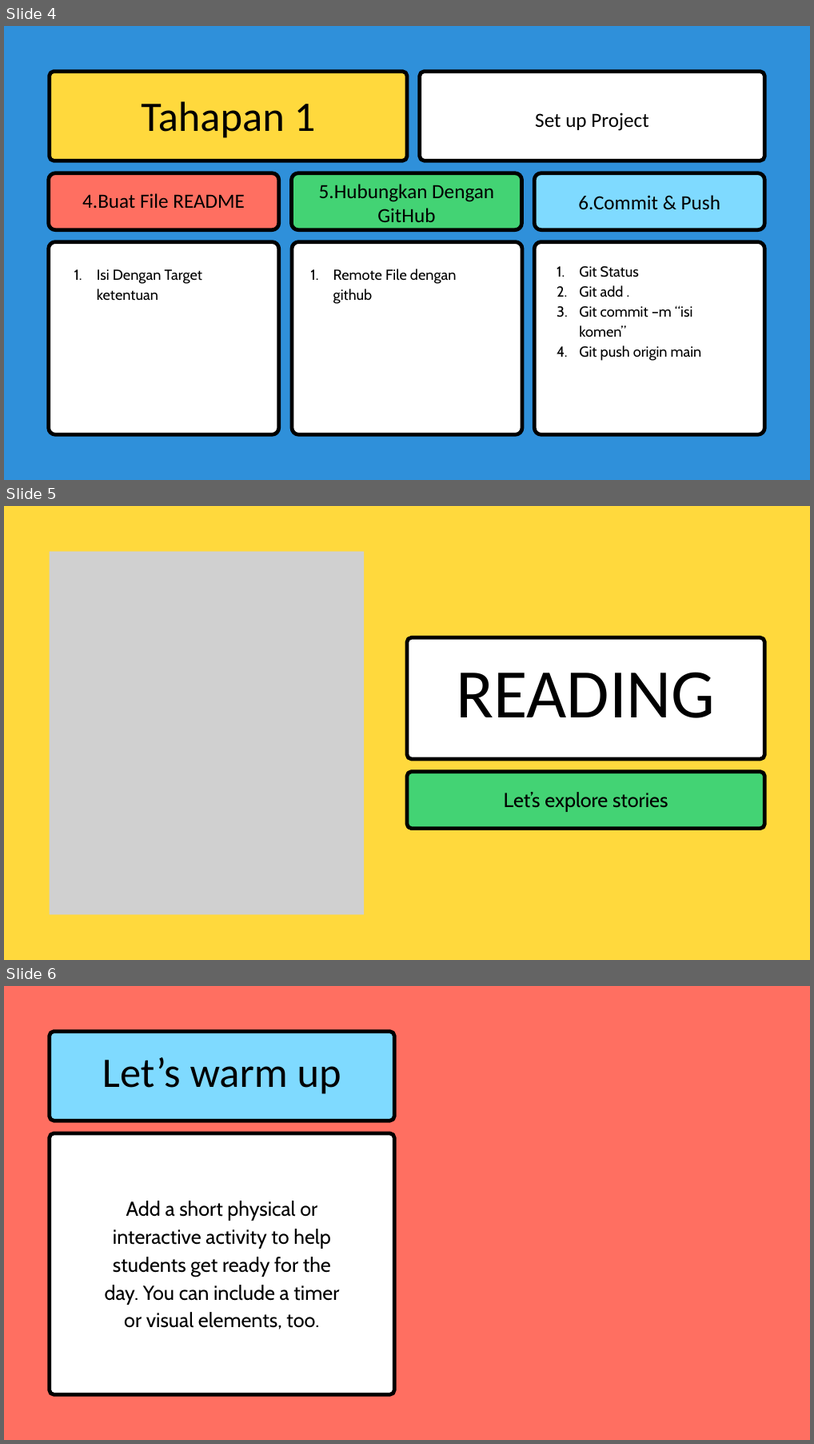
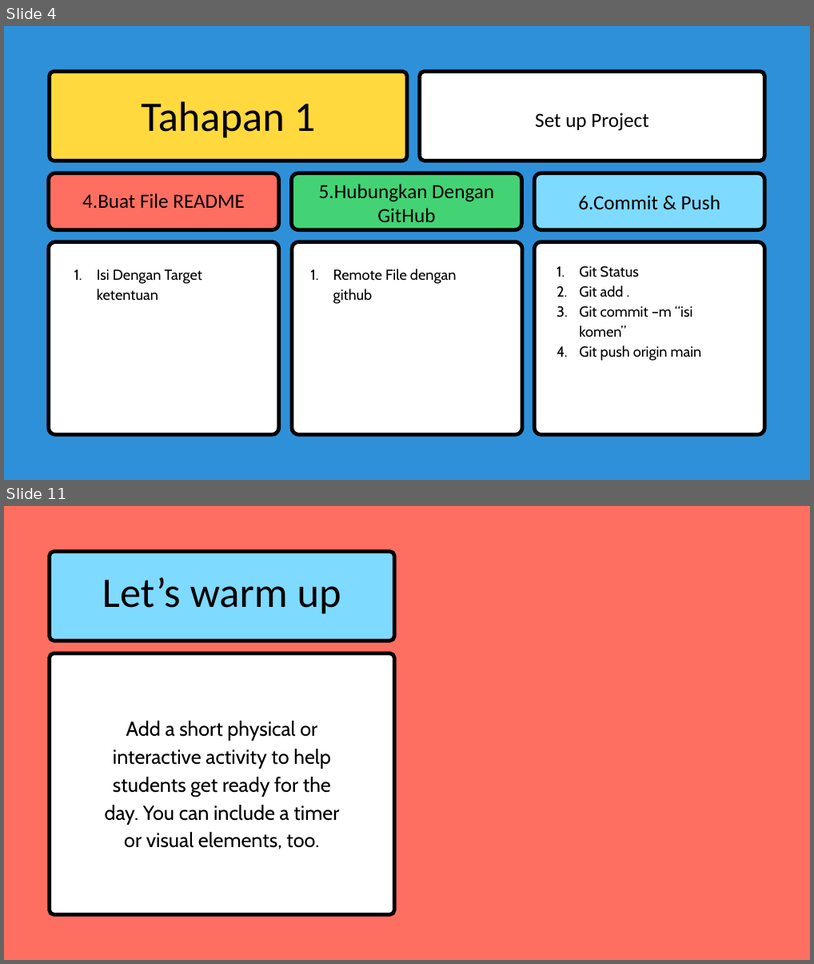
Before and after one commit to MuhammadRamdani121/Fullstack-30Hari, a slide deck: Rangkuman Cepat.pptx. Shown one above the other, each under a label of ours: slides 4, 5 and 6 before the commit, slides 4 and 11 after it; the slides between them are not shown. The pictures are 814x1444 and 814x964 pixels, drawn with LibreOffice and Linux fonts; fonts in the diff are those of the drawing; grey boxes stand for pictures. Boxes give left, top, right and bottom in pixels: in the first picture for what was removed or moved away, otherwise in the second. Text is boxed around its words. In the diff, an @@ line names an element or a change of style, - is before the commit and + after.

```diff
--- a/Rangkuman Cepat.pptx
+++ b/Rangkuman Cepat.pptx
@@ slide 5 removed at (x1=4, y1=506, x2=810, y2=960), background #FFD93D @@
@@ picture removed at (x1=49, y1=551, x2=364, y2=914) @@
@@ freeform shape removed at (x1=407, y1=637, x2=766, y2=759) @@
@@ text removed at (x1=456, y1=672, x2=716, y2=718) @@
-READING
@@ freeform shape removed at (x1=407, y1=772, x2=766, y2=828) @@
@@ text removed at (x1=504, y1=792, x2=668, y2=812) @@
-Let’s explore stories
@@ what was slide 6 is now slide 11 @@
```
Also in this commit, not shown: 1 slide changed, 6 slides added, 2 other slides removed, 1 other file.
